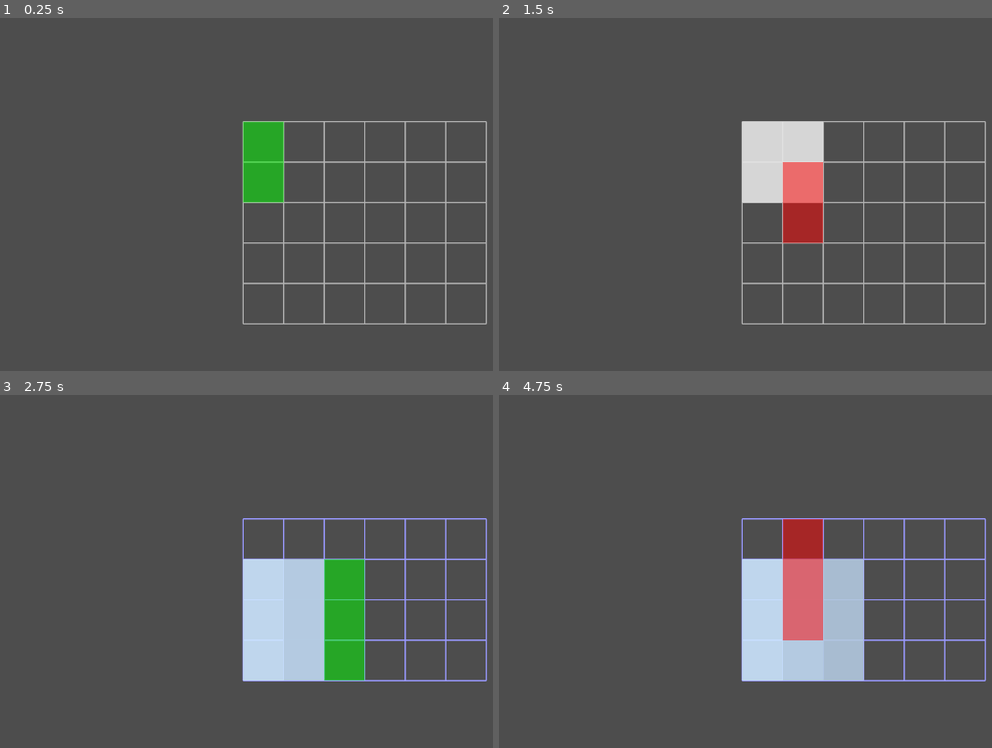
Above: before the commit, frames 1-4 (two rows, left to right).
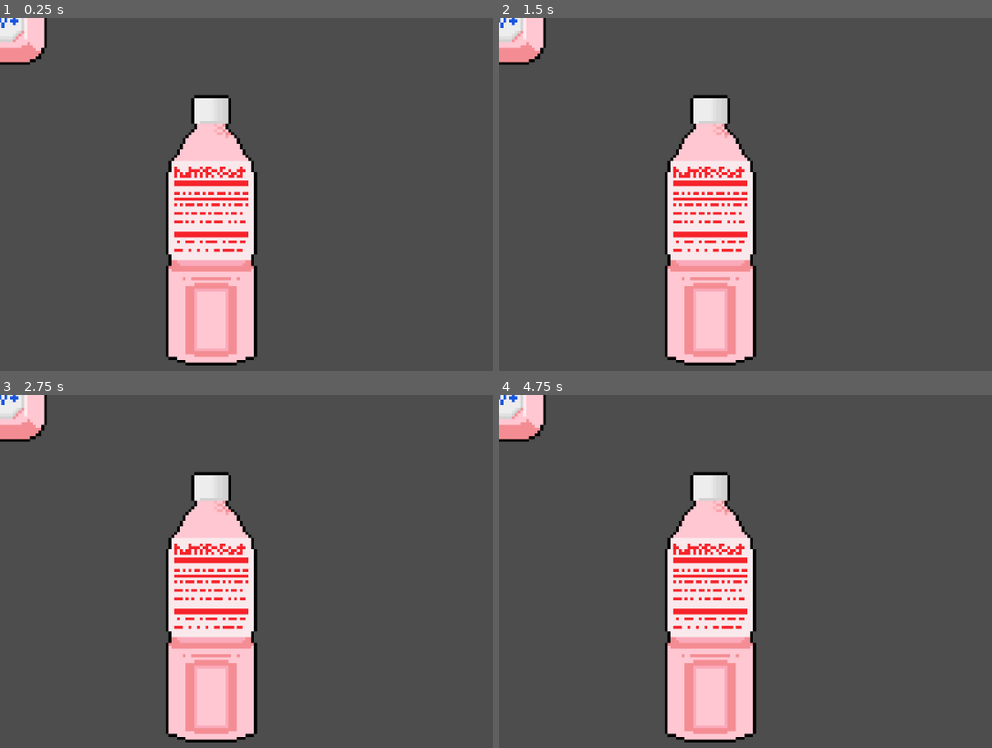
Above: after the commit, the same moments.

Repository: BigBarfEaterBBE/supermarket_simulator
Game: Godot game, scene res://main.tscn
Same seed, same stepped clock (60 frames per second), same inputs: the game is played once before the commit and once after it. Before the commit the project starts from res://supermarket simulator/scenes/grid_root.tscn.
Inputs:
- Up to frame 1 (0.25 s): no input
- Up to frame 2 (1.5 s): tap Enter (place_item, bound only before the commit) at 0.5, 0.6 s; hold D (move_right, bound only before the commit) 0.53-1.28 s; tap R (rotate_item, bound only before the commit) at 0.8, 1.35 s; tap Space at 1.25 s; hold S (move_down, bound only before the commit) from 1.28 s (still down)
- Up to frame 3 (2.75 s): tap E (view_next, bound only before the commit) at 1.55, 2.1 s; tap Enter (place_item, bound only before the commit) at 2 s; release S (move_down, bound only before the commit) at 2.03 s; hold D (move_right, bound only before the commit) from 2.03 s (still down); tap Q (view_prev, bound only before the commit) at 2.3 s
- Up to frame 4 (4.75 s): tap Space at 2.75, 4.25 s; release D (move_right, bound only before the commit) at 2.78 s; hold W (move_up, bound only before the commit) 2.78-3.53 s; tap Q (view_prev, bound only before the commit) at 2.85 s; tap Enter (place_item, bound only before the commit) at 3.05, 3.5, 3.6 s; hold A (move_left, bound only before the commit) from 3.53 s (still down); tap R (rotate_item, bound only before the commit) at 3.8, 4.35 s; tap E (view_next, bound only before the commit) at 4.55 s

The runs differ from the first frame. In frame 1, 18% of the frame differs, in the area x 0-99%, y 0-99%; in frame 2, 20%; in frame 3, 23%; in frame 4, 23%.

Commit message:
12/31 2:25 PM i added my first asset + changed from just 2d to tilemaps and lowk I was raaging for liike 45 minutes because I forgot to add the script and couldn't figure out why it wasn't working :|

Diff:
--- /dev/null
+++ b/main.gd
@@ -0,0 +1,12 @@
+extends Node2D
+
+@onready var top_map := $TileMap
+
+func _ready():
+	# Ensure layer 0 exists
+	top_map.set_cell(
+		0,
+		Vector2i(0, 0),
+		0,        # your top milk tile
+		Vector2i(2, 0)
+	)
--- /dev/null
+++ b/main.tscn
@@ -0,0 +1,13 @@
+[gd_scene load_steps=3 format=3 uid="uid://odjodc7u5o6e"]
+
+[ext_resource type="Script" uid="uid://dcif7f527np47" path="res://main.gd" id="1_ig7tw"]
+[ext_resource type="TileSet" uid="uid://dhncfhnppiujf" path="res://new_tile_set.tres" id="2_0xm2m"]
+
+[node name="Main" type="Node2D"]
+script = ExtResource("1_ig7tw")
+
+[node name="TileMap" type="TileMap" parent="."]
+scale = Vector2(0.3, 0.3)
+tile_set = ExtResource("2_0xm2m")
+format = 2
+layer_0/tile_data = PackedInt32Array(4587589, 65536, 1)
--- /dev/null
+++ b/new_tile_set.tres
@@ -0,0 +1,16 @@
+[gd_resource type="TileSet" load_steps=3 format=3 uid="uid://dhncfhnppiujf"]
+
+[ext_resource type="Texture2D" uid="uid://ccs6ynjj3pfpy" path="res://IMG_6999.png" id="1_e3020"]
+
+[sub_resource type="TileSetAtlasSource" id="TileSetAtlasSource_ujgj0"]
+resource_name = "Top"
+texture = ExtResource("1_e3020")
+texture_region_size = Vector2i(480, 480)
+2:0/0 = 0
+1:1/size_in_atlas = Vector2i(1, 3)
+1:1/0 = 0
+3:1/size_in_atlas = Vector2i(1, 3)
+3:1/0 = 0
+
+[resource]
+sources/0 = SubResource("TileSetAtlasSource_ujgj0")
--- a/project.godot
+++ b/project.godot
@@ -11,7 +11,7 @@
 [application]
 
 config/name="supermarket_simulator"
-run/main_scene="res://supermarket simulator/scenes/grid_root.tscn"
+run/main_scene="uid://odjodc7u5o6e"
 config/features=PackedStringArray("4.4", "Mobile")
 config/icon="res://icon.svg"
 
@@ -21,49 +21,19 @@
 
 [input]
 
-move_left={
-"deadzone": 0.2,
-"events": [Object(InputEventKey,"resource_local_to_scene":false,"resource_name":"","device":-1,"window_id":0,"alt_pressed":false,"shift_pressed":false,"ctrl_pressed":false,"meta_pressed":false,"pressed":false,"keycode":0,"physical_keycode":65,"key_label":0,"unicode":97,"location":0,"echo":false,"script":null)
-, Object(InputEventKey,"resource_local_to_scene":false,"resource_name":"","device":-1,"window_id":0,"alt_pressed":false,"shift_pressed":false,"ctrl_pressed":false,"meta_pressed":false,"pressed":false,"keycode":0,"physical_keycode":4194319,"key_label":0,"unicode":0,"location":0,"echo":false,"script":null)
-]
-}
-move_right={
-"deadzone": 0.2,
-"events": [Object(InputEventKey,"resource_local_to_scene":false,"resource_name":"","device":-1,"window_id":0,"alt_pressed":false,"shift_pressed":false,"ctrl_pressed":false,"meta_pressed":false,"pressed":false,"keycode":0,"physical_keycode":68,"key_label":0,"unicode":100,"location":0,"echo":false,"script":null)
-, Object(InputEventKey,"resource_local_to_scene":false,"resource_name":"","device":-1,"window_id":0,"alt_pressed":false,"shift_pressed":false,"ctrl_pressed":false,"meta_pressed":false,"pressed":false,"keycode":0,"physical_keycode":4194321,"key_label":0,"unicode":0,"location":0,"echo":false,"script":null)
-]
-}
-move_up={
-"deadzone": 0.2,
-"events": [Object(InputEventKey,"resource_local_to_scene":false,"resource_name":"","device":-1,"window_id":0,"alt_pressed":false,"shift_pressed":false,"ctrl_pressed":false,"meta_pressed":false,"pressed":false,"keycode":0,"physical_keycode":87,"key_label":0,"unicode":119,"location":0,"echo":false,"script":null)
-, Object(InputEventKey,"resource_local_to_scene":false,"resource_name":"","device":-1,"window_id":0,"alt_pressed":false,"shift_pressed":false,"ctrl_pressed":false,"meta_pressed":false,"pressed":false,"keycode":0,"physical_keycode":4194320,"key_label":0,"unicode":0,"location":0,"echo":false,"script":null)
-]
-}
-move_down={
-"deadzone": 0.2,
-"events": [Object(InputEventKey,"resource_local_to_scene":false,"resource_name":"","device":-1,"window_id":0,"alt_pressed":false,"shift_pressed":false,"ctrl_pressed":false,"meta_pressed":false,"pressed":false,"keycode":0,"physical_keycode":83,"key_label":0,"unicode":115,"location":0,"echo":false,"script":null)
-, Object(InputEventKey,"resource_local_to_scene":false,"resource_name":"","device":-1,"window_id":0,"alt_pressed":false,"shift_pressed":false,"ctrl_pressed":false,"meta_pressed":false,"pressed":false,"keycode":0,"physical_keycode":4194322,"key_label":0,"unicode":0,"location":0,"echo":false,"script":null)
-]
-}
-place_item={
-"deadzone": 0.2,
-"events": [Object(InputEventKey,"resource_local_to_scene":false,"resource_name":"","device":-1,"window_id":0,"alt_pressed":false,"shift_pressed":false,"ctrl_pressed":false,"meta_pressed":false,"pressed":false,"keycode":0,"physical_keycode":4194309,"key_label":0,"unicode":0,"location":0,"echo":false,"script":null)
-, Object(InputEventKey,"resource_local_to_scene":false,"resource_name":"","device":-1,"window_id":0,"alt_pressed":false,"shift_pressed":false,"ctrl_pressed":false,"meta_pressed":false,"pressed":false,"keycode":0,"physical_keycode":32,"key_label":0,"unicode":32,"location":0,"echo":false,"script":null)
-]
-}
-view_next={
-"deadzone": 0.2,
-"events": [Object(InputEventKey,"resource_local_to_scene":false,"resource_name":"","device":-1,"window_id":0,"alt_pressed":false,"shift_pressed":false,"ctrl_pressed":false,"meta_pressed":false,"pressed":false,"keycode":0,"physical_keycode":69,"key_label":0,"unicode":101,"location":0,"echo":false,"script":null)
-]
-}
-view_prev={
+view_top={
 "deadzone": 0.2,
 "events": [Object(InputEventKey,"resource_local_to_scene":false,"resource_name":"","device":-1,"window_id":0,"alt_press …(192 unchanged characters)…
 ]
 }
-rotate_item={
+view_front={
 "deadzone": 0.2,
-"events": [Object(InputEventKey,"resource_local_to_scene":fa …(141 unchanged characters)… ":false,"keycode":0,"physical_keycode":82,"key_label":0,"unicode":114,"location":0,"echo":false,"script":null)
+"events": [Object(InputEventKey,"resource_local_to_scene":fa …(141 unchanged characters)… ":false,"keycode":0,"physical_keycode":87,"key_label":0,"unicode":119,"location":0,"echo":false,"script":null)
+]
+}
+view_side={
+"deadzone": 0.2,
+"events": [Object(InputEventKey,"resource_local_to_scene":false,"resource_name":"","device":-1,"window_id":0,"alt_pressed":false,"shift_pressed":false,"ctrl_pressed":false,"meta_pressed":false,"pressed":false,"keycode":0,"physical_keycode":69,"key_label":0,"unicode":101,"location":0,"echo":false,"script":null)
 ]
 }
 
--- a/supermarket simulator/grid_root.gd
+++ b/supermarket simulator/grid_root.gd
@@ -1,5 +1,6 @@
 extends Node2D
 
+@export var milk_texture: Texture2D
 @export var container_size := Vector3i(6, 4, 5) #X = width, Y = heigh, Z = depth
 @export var cell_size: int = 64 #pixel size
 @export var views := ["top", "front", "side"]
Binary file added: IMG_6999.png
Not shown, added: IMG_6999.png.import
Not shown, added: main.gd.uid
Binary file added: supermarket simulator/assets/calpico.png
Not shown, added: supermarket simulator/assets/calpico.png.import
